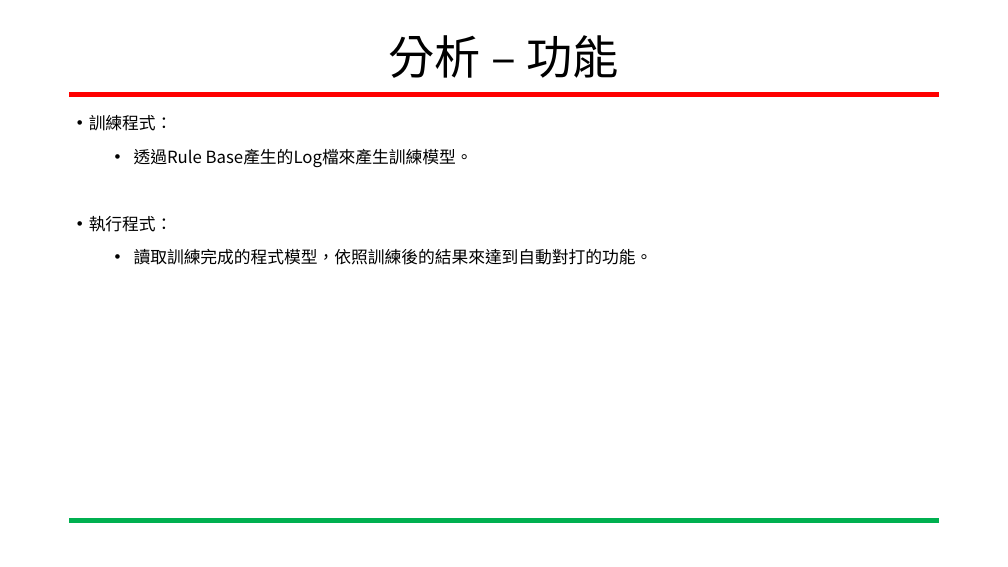
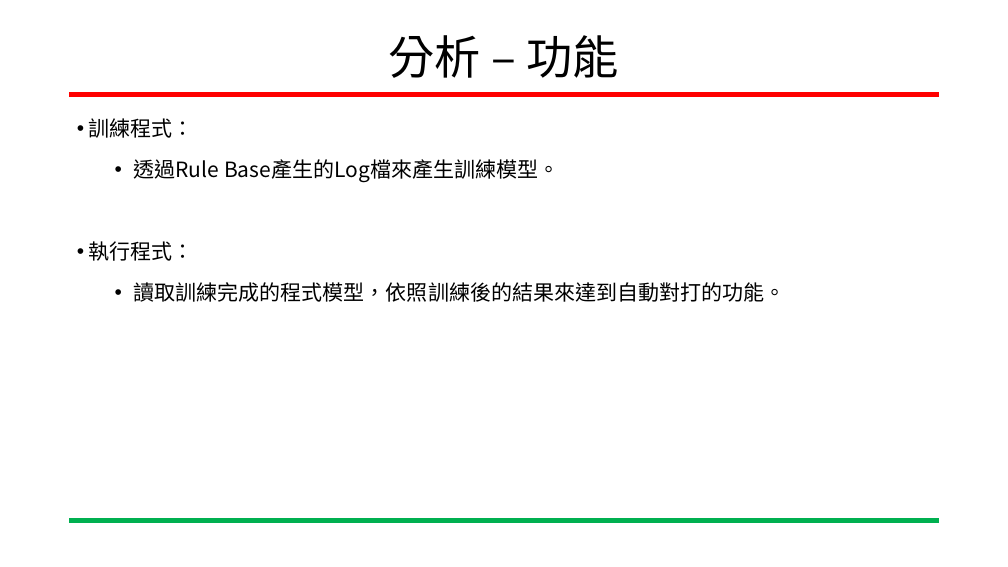
Before and after one commit to kuan1999/MLGame, a slide deck: slide 6 of 機器學習HW4官20201117.pptx (slide 7 before the commit). Drawn at 1008x567 pixels with LibreOffice and Linux fonts; fonts in the diff are those of the drawing; background and template pictures are left out. Boxes give left, top, right and bottom in pixels: in the first picture for what was removed or moved away, otherwise in the second. Text is boxed around its words. In the diff, an @@ line names an element or a change of style, - is before the commit and + after.

```diff
--- a/機器學習HW4官20201117.pptx
+++ b/機器學習HW4官20201117.pptx
@@ text "訓練程式：" at (89, 118, 786, 302): size 16 to 20 pt @@
```
Also in this commit, not shown: 4 other slides changed, 1 slide removed.
